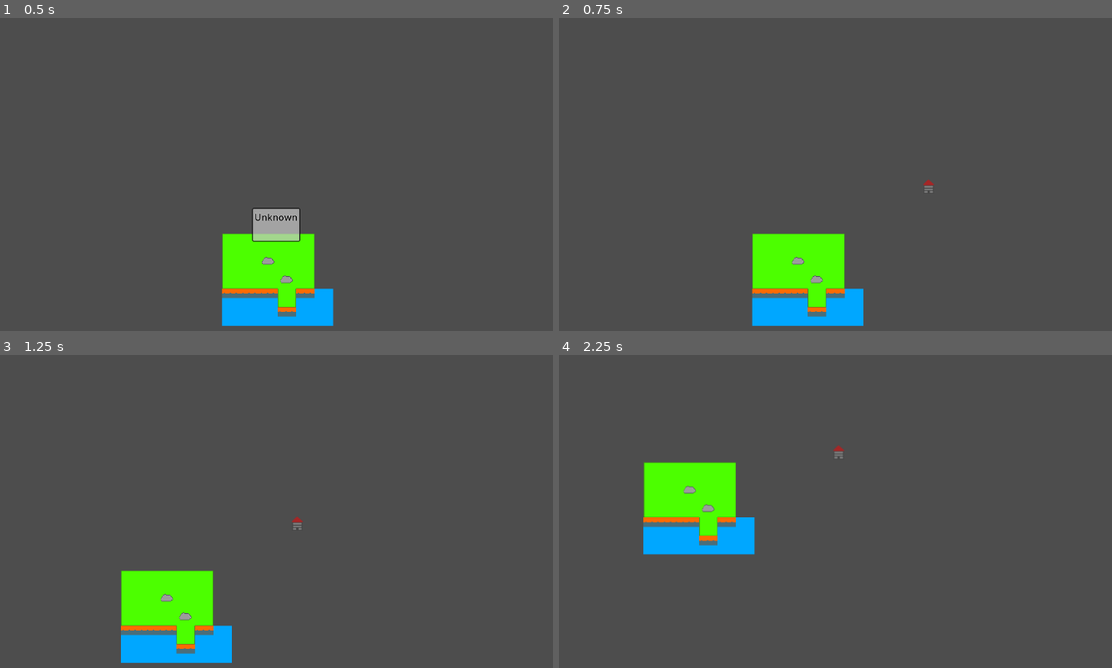
Above: before the commit, frames 1-4 (two rows, left to right).
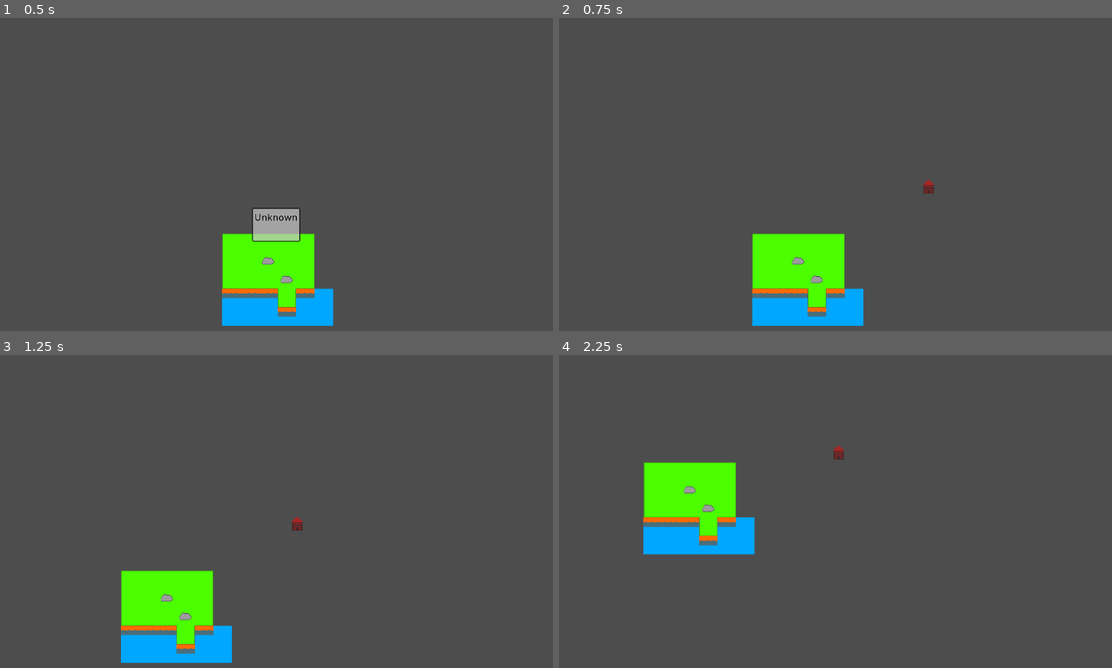
Above: after the commit, the same moments.

Repository: Griiimon/Tides-of-Industry
Game: Godot game, scene res://main.tscn
The game is run twice, just before and just after one commit, with the same random seed, the same clock (stepped at 60 frames per second) and the same inputs.
Inputs (mouse positions are in pixels of both pictures, inside the frame that each line leads up to):
- Up to frame 1 (0.5 s): no input
- Up to frame 2 (0.75 s): tap Enter at 0.5 s; move the mouse to (946, 177) at 0.52 s; hold Right (ui_right) from 0.53 s (still down); tap B (build_mode) at 0.6 s; click (946, 177) at 0.67 s
- Up to frame 3 (1.25 s): keep holding Right (ui_right)
- Up to frame 4 (2.25 s): move the mouse to (664, 552) at 1.27 s; release Right (ui_right) at 1.28 s; hold Down (ui_down) 1.28-2.03 s; tap B (build_mode) at 1.35, 2.1 s; move the mouse to (868, 452) at 2.02 s; hold Right (ui_right) from 2.03 s (still down)

Frame 1 is identical in both runs. In frame 2, less than 0.1% of the frame differs, in the area x 65-68%, y 53-57%; in frame 3, less than 0.1%, in the area x 52-55%, y 53-57%; in frame 4, less than 0.1%.
Error before the commit: Invalid call. Nonexistent function 'get_island' in base 'Node (World)'. (res://core/game)

Commit message:
Update world.gd

Diff:
--- a/core/world.gd
+++ b/core/world.gd
@@ -32,6 +32,11 @@
 	island_instance.world= self
 	islands.add_child(island_instance)
 	return island_instance
+
+
+func set_building_ghost_layer_valid(flag: bool):
+	tile_map_buildings_ghost.modulate.g= 1.0 if flag else 0.0
+	tile_map_buildings_ghost.modulate.b= 1.0 if flag else 0.0
 
 
 func get_mouse_tile()-> Vector2i:
@@ -84,3 +89,16 @@
 	var coords: Vector2i= tile_map_terrain_features.get_cell_atlas_coords(tile)
 	if not GameData.terrain_feature_atlas_lookup.has(coords): return null
 	return GameData.terrain_feature_atlas_lookup[coords]
+
+
+func get_island(tile: Vector2i)-> IslandInstance:
+	for island in get_islands():
+		if island.definition.bounding_box.has_point(tile):
+			return island
+	return null
+
+
+func get_islands()-> Array[IslandInstance]:
+	var result: Array[IslandInstance]
+	result.assign(islands.get_children())
+	return result
